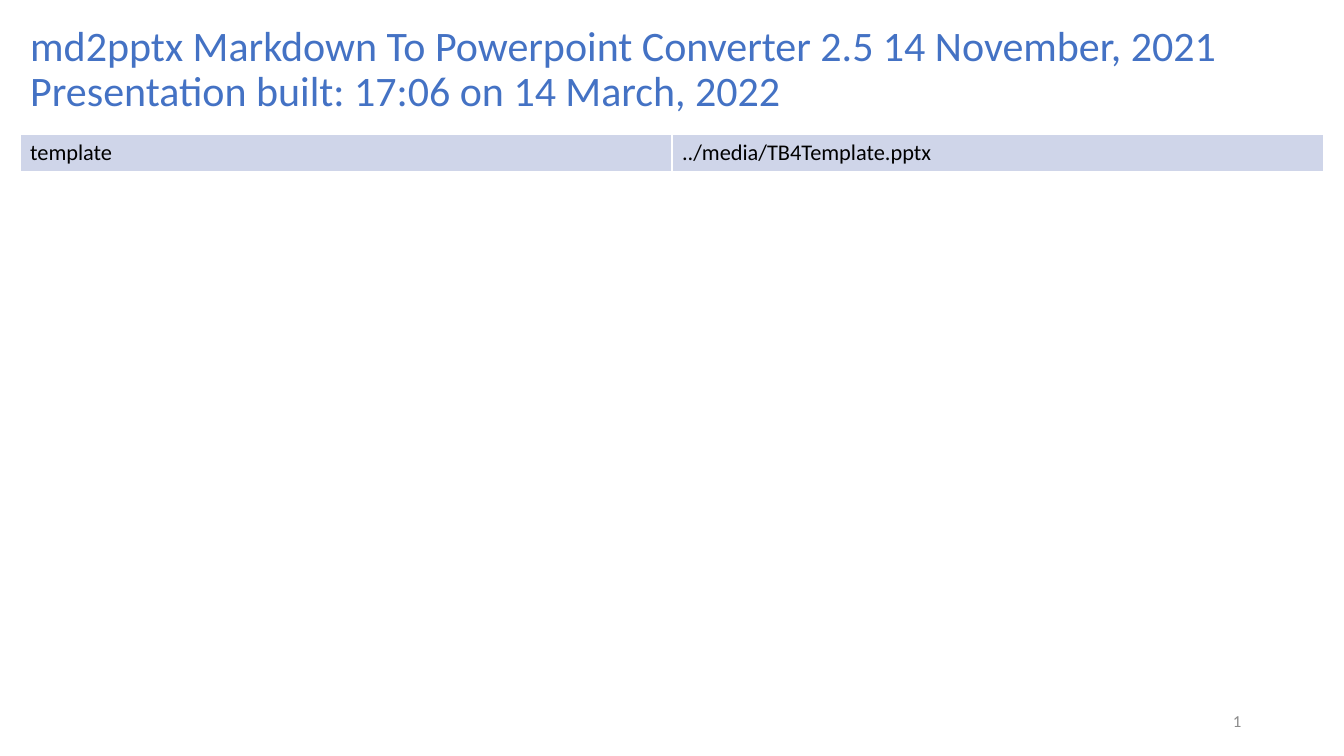
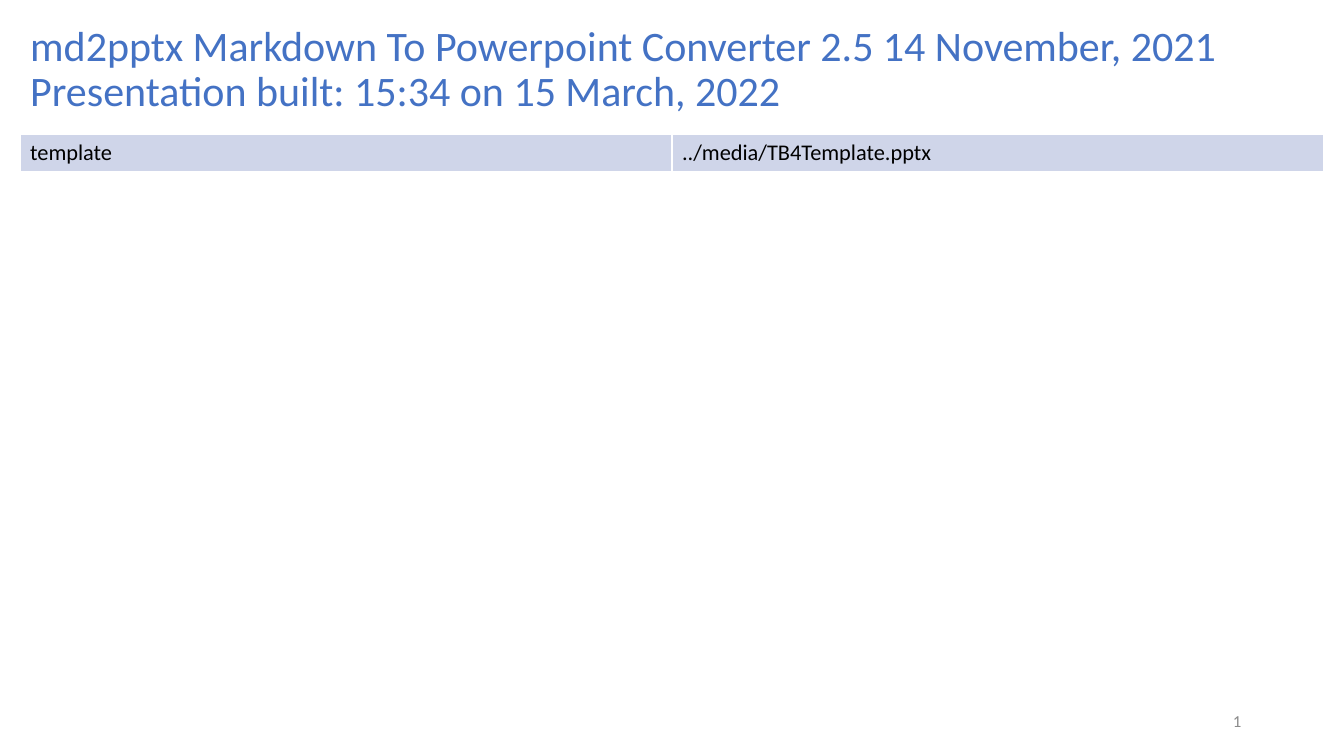
Before and after one commit to turtlebot/TurtleBot4Lessons, a slide deck: slide 1 of units/Unit00-TB4-Introduction/L01-IgnitionBlastoff/U00-L01-IgnitionBlastoff.ppt. Drawn at 1344x756 pixels with LibreOffice and Linux fonts; fonts in the diff are those of the drawing. Boxes give left, top, right and bottom in pixels: in the first picture for what was removed or moved away, otherwise in the second. Text is boxed around its words. In the diff, an @@ line names an element or a change of style, - is before the commit and + after.

```diff
--- a/units/Unit00-TB4-Introduction/L01-IgnitionBlastoff/U00-L01-IgnitionBlastoff.ppt
+++ b/units/Unit00-TB4-Introduction/L01-IgnitionBlastoff/U00-L01-IgnitionBlastoff.ppt
@@ title at (30, 32, 1216, 111): text changed @@
-md2pptx Markdown To Powerpoint Converter 2.5 14 November, 2021
-Presentation built: 17:06 on 14 March, 2022
+md2pptx Markdown To Powerpoint Converter 2.5 14 November, 2021
+Presentation built: 15:34 on 15 March, 2022
```
Also in this commit, not shown: 8 other files.
